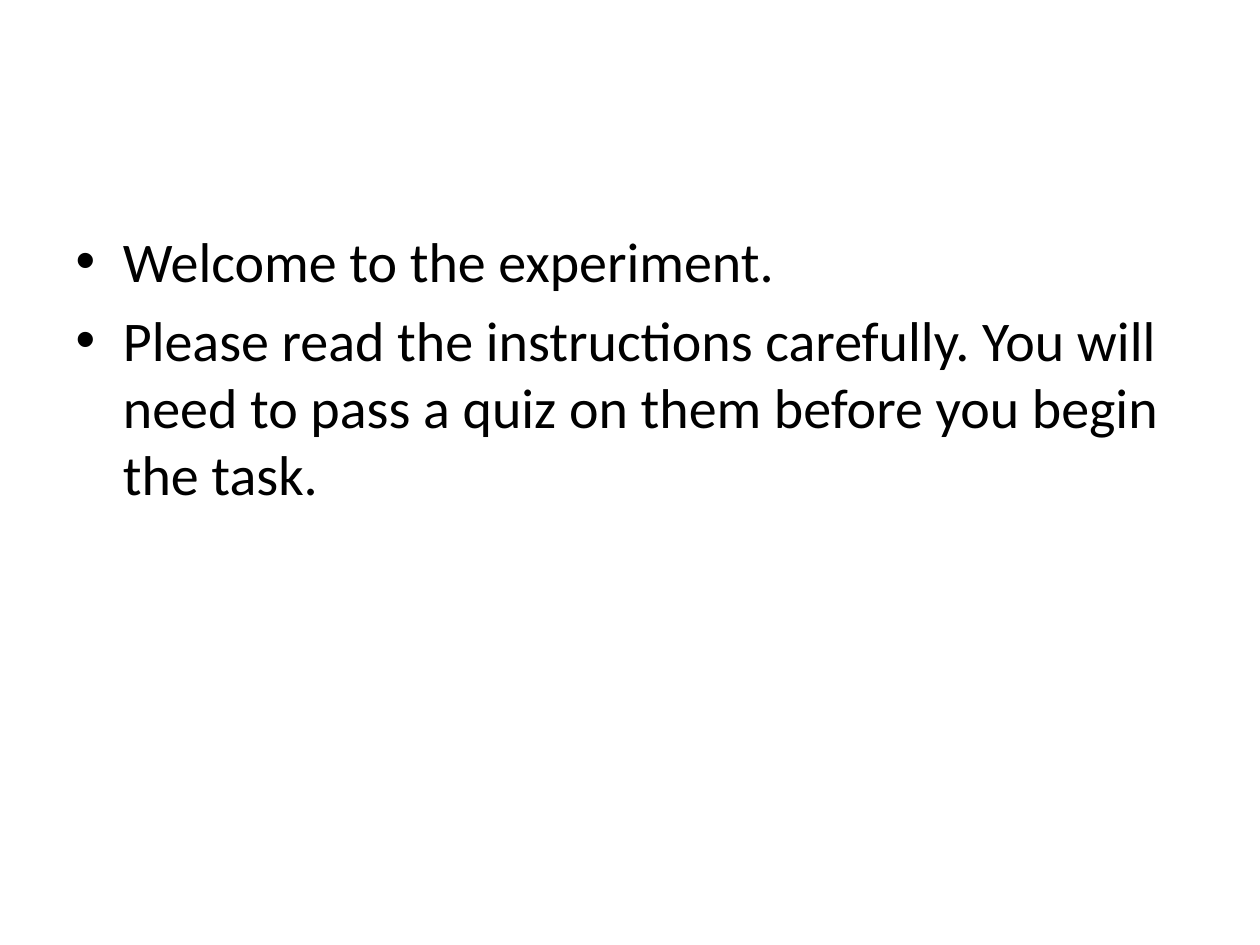
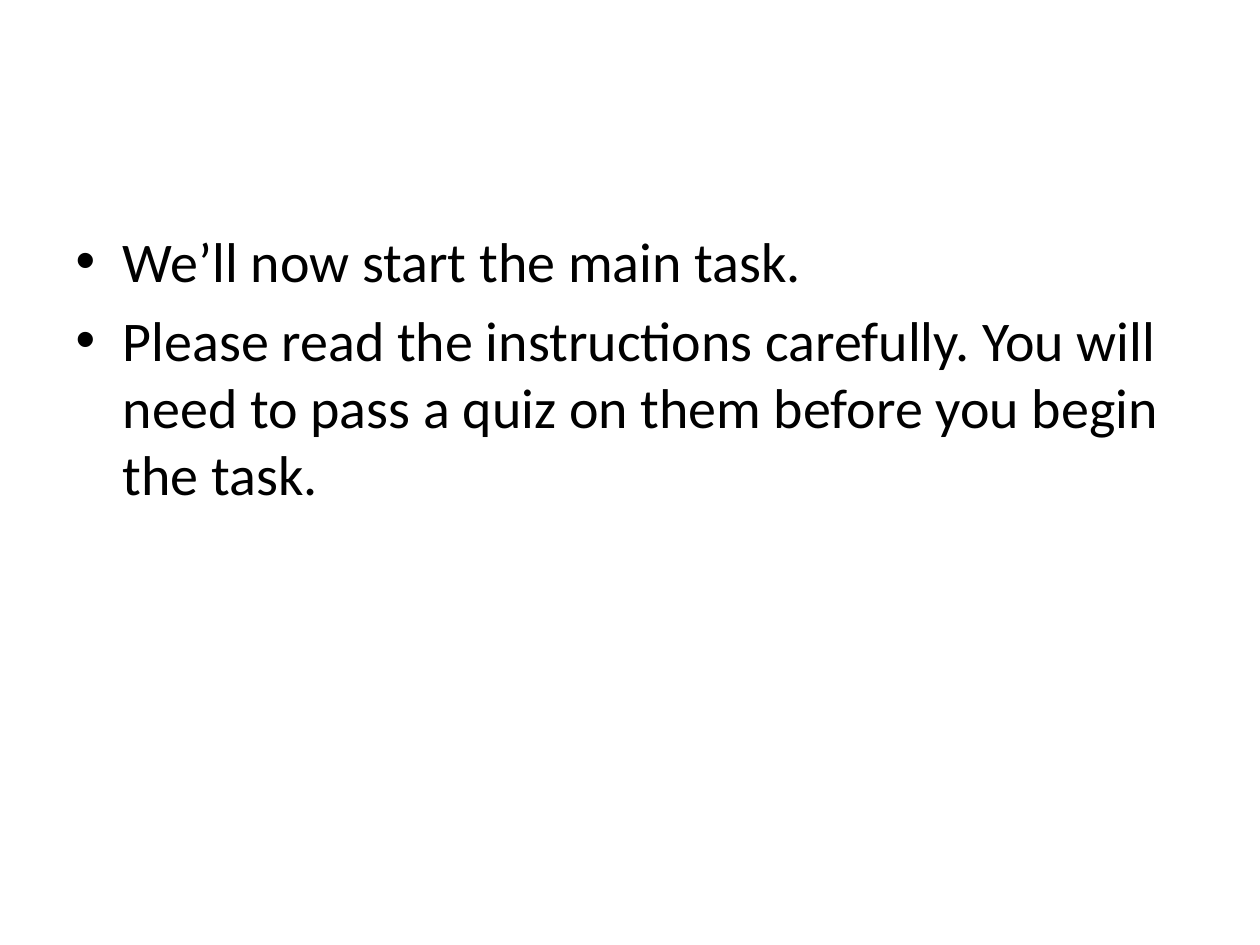
Before and after one commit to evanrussek/feature_experiment, a slide deck: slide 1 of public/ver_2a/Stimuli/Paul_Instructions.pptx. Drawn at 1260x945 pixels with LibreOffice and Linux fonts; fonts in the diff are those of the drawing. Boxes give left, top, right and bottom in pixels: in the first picture for what was removed or moved away, otherwise in the second. Text is boxed around its words. In the diff, an @@ line names an element or a change of style, - is before the commit and + after.

```diff
--- a/public/ver_2a/Stimuli/Paul_Instructions.pptx
+++ b/public/ver_2a/Stimuli/Paul_Instructions.pptx
@@ text at (123,242,801,283): text changed @@
-• Welcome to the experiment.
+• We’ll now start the main task.
```
Also in this commit, not shown: 13 other files.
